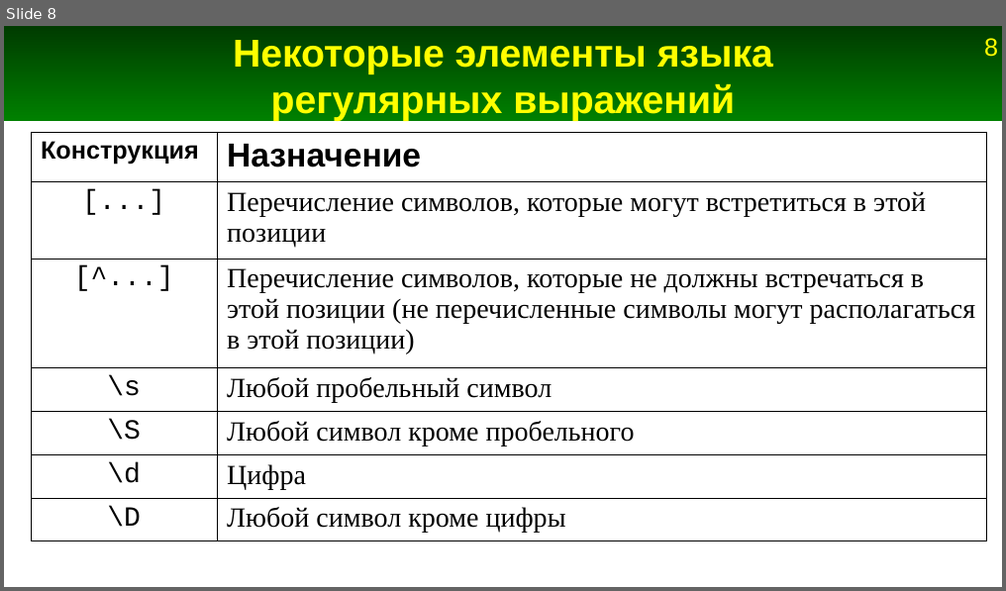
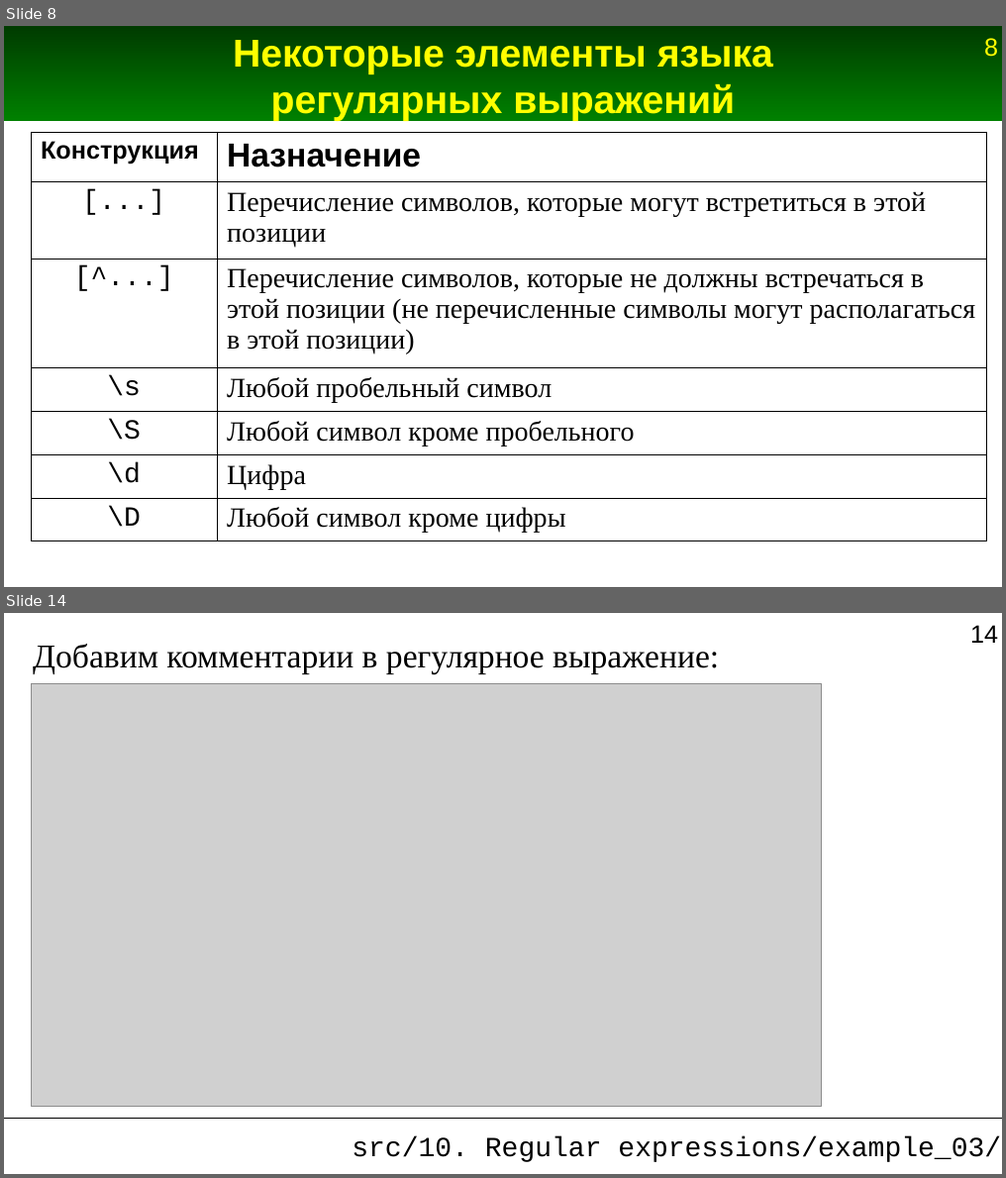
Before and after one commit to Jenyay/python-lectures, a slide deck: presentations/10. Regular expressions.odp. Shown one above the other, each under a label of ours: slide 8 before the commit, slides 8 and 14 after it; the slides between them are not shown. The pictures are 1006x591 and 1006x1178 pixels, drawn with LibreOffice and Linux fonts; fonts in the diff are those of the drawing; grey boxes stand for pictures. Boxes give left, top, right and bottom in pixels: in the first picture for what was removed or moved away, otherwise in the second. Text is boxed around its words. In the diff, an @@ line names an element or a change of style, - is before the commit and + after.

```diff
--- a/presentations/10. Regular expressions.odp
+++ b/presentations/10. Regular expressions.odp
@@ slide 14 added at [4, 613, 1002, 1174], background #FFFFFF; not listed: 1 template element that a slide beside it also shows @@
@@ text added at [33, 644, 719, 674], 24 pt, text #000000 @@
+Добавим комментарии в регулярное выражение:
@@ picture added at [31, 684, 822, 1107] @@
@@ line added from (4, 1118) to (1002, 1118), #000000 0 pt @@
@@ title added at [351, 1138, 1001, 1162], 20 pt, text #000000 @@
+src/10. Regular expressions/example_03/
```
Also in this commit, not shown: 23 other slides added, 1 slide removed, 9 other files.
